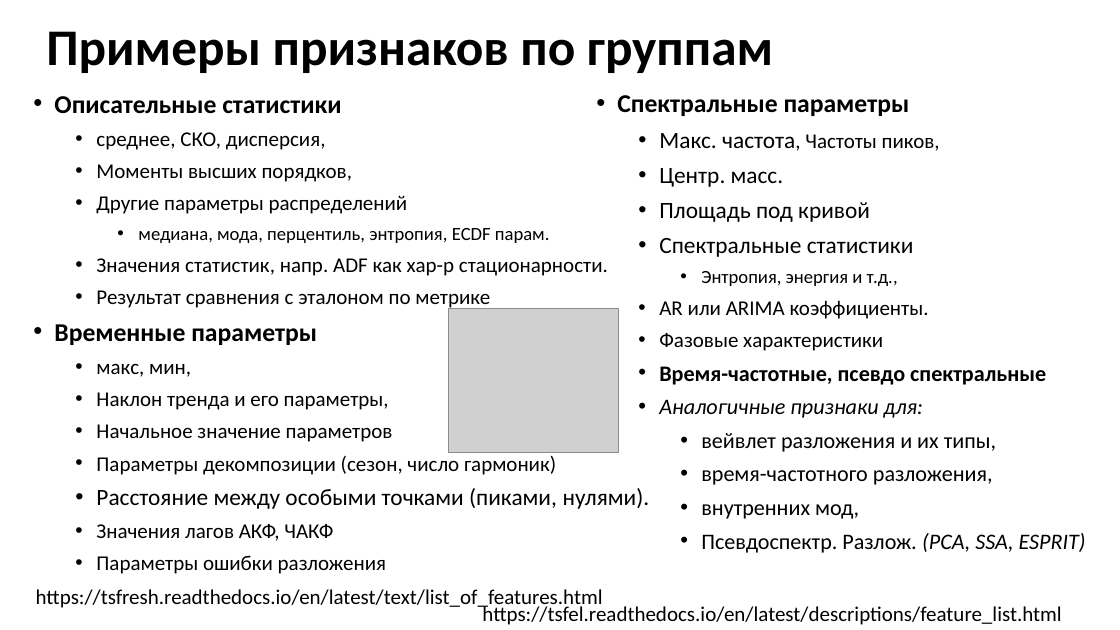
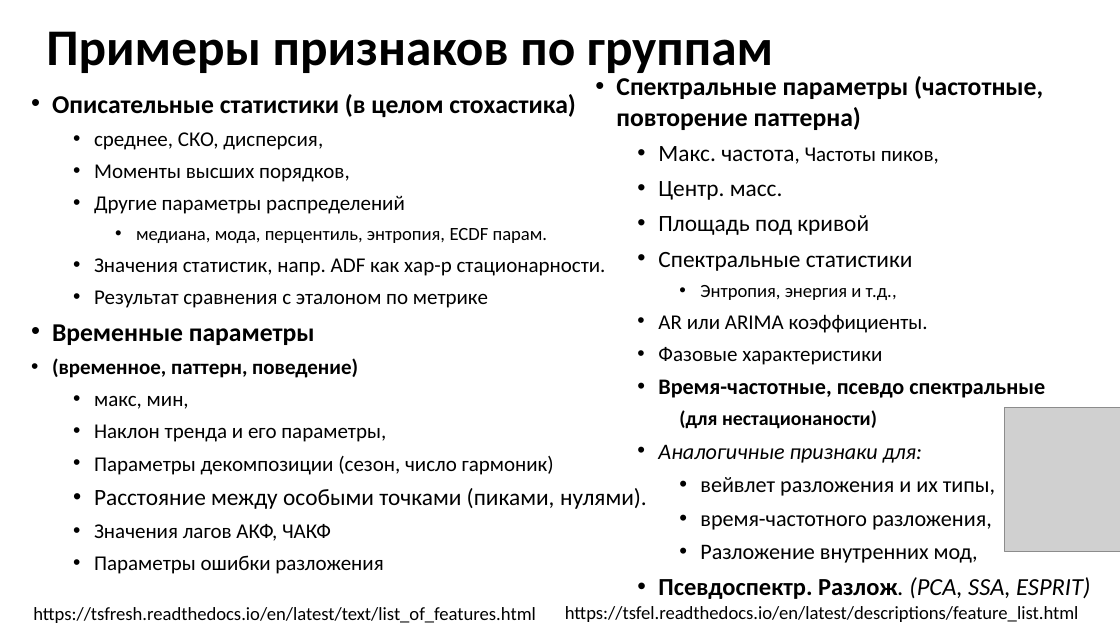
Before and after one commit to MVRonkin/TimeSeriesCourse, a slide deck: slide 8 of 2024/Lec/Юнит 18 - Классификация-2.pptx. Drawn at 1120x630 pixels with LibreOffice and Linux fonts; fonts in the diff are those of the drawing; grey boxes stand for pictures. Boxes give left, top, right and bottom in pixels: in the first picture for what was removed or moved away, otherwise in the second. Text is boxed around its words. In the diff, an @@ line names an element or a change of style, - is before the commit and + after.

```diff
--- a/2024/Lec/Юнит 18 - Классификация-2.pptx
+++ b/2024/Lec/Юнит 18 - Классификация-2.pptx
@@ text "Спектральные параметры (частотные, повторение паттерна)": place and size @@
-text "Спектральные параметры (частотные, повторение паттерна)" at bbox=[617, 95, 1086, 553]
+text "Спектральные параметры (частотные, повторение паттерна)" at bbox=[616, 76, 1045, 563]
@@ text "Спектральные параметры (частотные, повторение паттерна)" at bbox=[616, 76, 1045, 563]: size 19 to 21 pt in "Псевдоспектр. Разлож. (PCA, SSA, ESPRIT)"; bold on in "Псевдоспектр. Разлож."; list level 4 to 3 in "Псевдоспектр. Разлож. (PCA, SSA, ESPRIT)" @@
@@ text at bbox=[616, 76, 1043, 130]: text changed @@
-  • Спектральные параметры
+  • Спектральные параметры (частотные, повторение паттерна)
@@ text at bbox=[52, 94, 576, 117]: text changed @@
-  • Описательные статистики
+  • Описательные статистики (в целом стохастика)
@@ text at bbox=[52, 358, 358, 378]: paragraph added @@
+  • (временное, паттерн, поведение)
@@ text at bbox=[679, 410, 877, 429]: paragraph added @@
+      (для нестационаности)
@@ picture: place and size @@
-picture at bbox=[449, 308, 618, 452]
+picture at bbox=[1005, 408, 1120, 551]
@@ text at bbox=[96, 424, 393, 442]: paragraph removed @@
-    • Начальное значение параметров
@@ text at bbox=[700, 544, 978, 563]: text changed @@
-      • внутренних мод,
+      • Разложение внутренних мод,
@@ text "https://tsfresh.readthedocs.io/en/latest/text/list_of_featur ...": place and size @@
-text "https://tsfresh.readthedocs.io/en/latest/text/list_of_featur ..." at bbox=[36, 589, 603, 611]
+text "https://tsfresh.readthedocs.io/en/latest/text/list_of_featur ..." at bbox=[33, 607, 536, 623]
@@ text "https://tsfresh.readthedocs.io/en/latest/text/list_of_featur ..." at bbox=[33, 607, 536, 623]: size 18 to 16 pt @@
@@ text "https://tsfel.readthedocs.io/en/latest/descriptions/feature_ ..." at bbox=[565, 606, 1079, 622]: size 18 to 16 pt @@
@@ text "https://tsfel.readthedocs.io/en/latest/descriptions/feature_ ...": place and size @@
-text "https://tsfel.readthedocs.io/en/latest/descriptions/feature_ ..." at bbox=[482, 603, 1061, 625]
+text "https://tsfel.readthedocs.io/en/latest/descriptions/feature_ ..." at bbox=[565, 606, 1079, 622]
```
Also in this commit, not shown: 2 other slides changed, 2 slides added, 1 slide removed, 19 other files.
